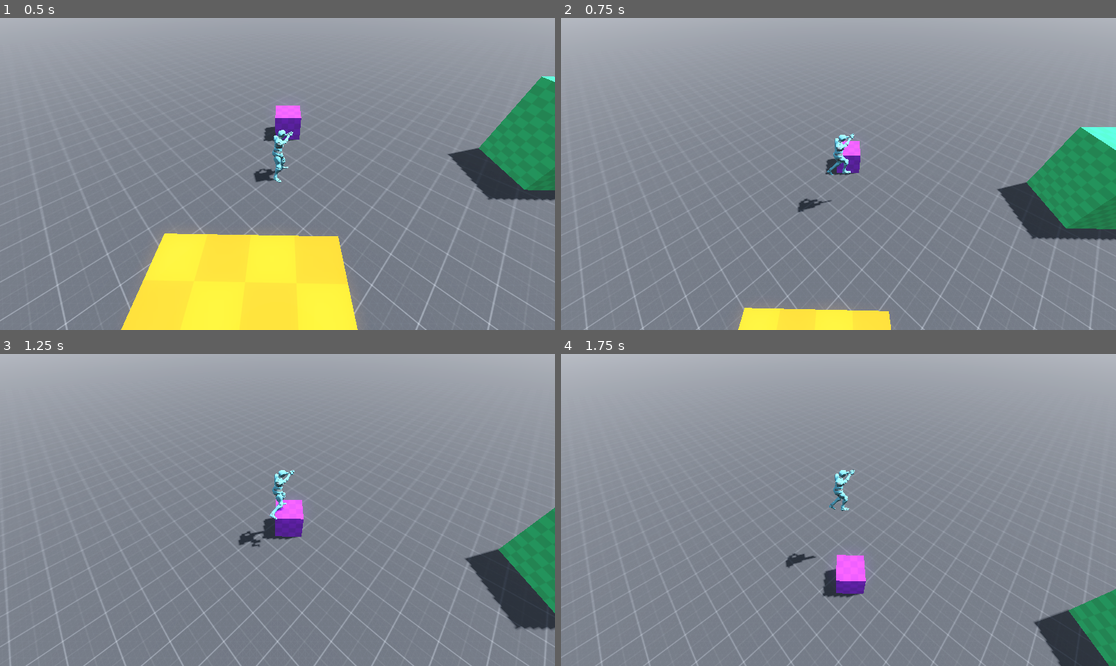
Above: before the commit, frames 1-4 (two rows, left to right).
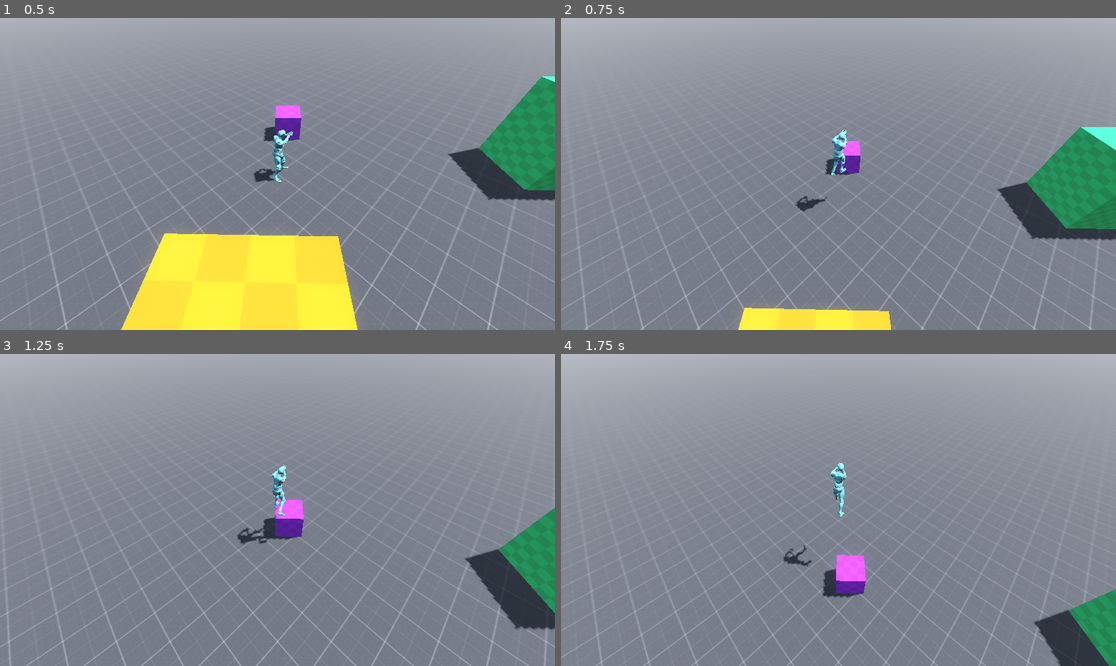
Above: after the commit, the same moments.

Repository: Aegistus/Joes-Jungle
Game: Godot game, scene res://scenes/main.tscn
Two runs of this game, one before a commit and one after it. Both use one fixed random seed, a clock stepped at 60 frames per second and the inputs below.
Inputs (mouse positions are in pixels of both pictures, inside the frame that each line leads up to):
- Up to frame 1 (0.5 s): no input
- Up to frame 2 (0.75 s): tap Enter (ui_accept) at 0.5 s; move the mouse to (866, 174) at 0.52 s; hold W (move_forward) from 0.53 s (still down); right-click (866, 174) at 0.6 s
- Up to frame 3 (1.25 s): keep holding W (move_forward); tap Enter (ui_accept) at 0.77 s
- Up to frame 4 (1.75 s): keep holding W (move_forward); move the mouse to (810, 510) at 1.27 s; right-click (810, 510) at 1.35 s; tap Enter (ui_accept) at 1.52 s

Frame 1 is identical in both runs. In frame 2, 0.3% of the frame differs, in the area x 42-53%, y 35-63%; in frame 3, 0.4%; in frame 4, 0.5%, in the area x 40-53%, y 34-69%.

Commit message:
Adding Aiming State Machine

Diff:
--- a/project.godot
+++ b/project.godot
@@ -41,3 +41,8 @@
 "events": [Object(InputEventKey,"resource_local_to_scene":false,"resource_name":"","device":-1,"window_id":0,"alt_press …(192 unchanged characters)…
 ]
 }
+aim_weapon={
+"deadzone": 0.5,
+"events": [Object(InputEventMouseButton,"resource_local_to_scene":false,"resource_name":"","device":-1,"window_id":0,"alt_pressed":false,"shift_pressed":false,"ctrl_pressed":false,"meta_pressed":false,"button_mask":0,"position":Vector2(0, 0),"global_position":Vector2(0, 0),"factor":1.0,"button_index":2,"canceled":false,"pressed":false,"double_click":false,"script":null)
+]
+}
--- a/scenes/player.tscn
+++ b/scenes/player.tscn
@@ -7,6 +7,8 @@
 [ext_resource type="AnimationLibrary" uid="uid://wubbon5nyek1" path="res://assets/animations/Pistol Anim Pack.res" id="3_q8g1f"]
 [ext_resource type="Script" path="res://scripts/idle_state.gd" id="4_s0a0d"]
 [ext_resource type="Script" path="res://scripts/walking_state.gd" id="7_vgdlh"]
+[ext_resource type="Script" path="res://scripts/aiming_state.gd" id="8_iqcv1"]
+[ext_resource type="Script" path="res://scripts/resting_state.gd" id="9_d0et7"]
 
 [sub_resource type="CapsuleShape3D" id="CapsuleShape3D_eakgp"]
 radius = 0.3
@@ -61,7 +63,6 @@
 transform = Transform3D(-1, 0, -8.74228e-08, 0, 1, 0, 8.74228e-08, 0, -1, 0, 0, 0)
 
 [node name="AnimationPlayer" type="AnimationPlayer" parent="PlayerModel/player_model"]
-active = false
 libraries = {
 "Pistol Anim Pack": ExtResource("3_q8g1f")
 }
@@ -95,9 +96,28 @@
 walking_state = NodePath("../WalkingState")
 controlled_player = NodePath("../..")
 
-[node name="WalkingState" type="Node" parent="MovementStateMachine" node_paths=PackedStringArray("animation_tree", "directional_reference", "idle_state", "controlled_player")]
+[node name="WalkingState" type="Node" parent="MovementStateMachine" node_paths=PackedStringArray("animation_tree", "animation_player", "directional_reference", "aim_state_machine", "rest_state", "idle_state", "controlled_player")]
 script = ExtResource("7_vgdlh")
 animation_tree = NodePath("../../PlayerModel/player_model/AnimationTree")
+animation_player = NodePath("../../PlayerModel/player_model/AnimationPlayer")
 directional_reference = NodePath("../../CameraMount/Camera3D/Directional_Reference")
+aim_state_machine = NodePath("../../AimStateMachine")
+rest_state = NodePath("../../AimStateMachine/RestingState")
 idle_state = NodePath("../IdleState")
 controlled_player = NodePath("../..")
+
+[node name="AimStateMachine" type="Node" parent="." node_paths=PackedStringArray("default_state", "target")]
+script = ExtResource("3_5cvyg")
+default_state = NodePath("RestingState")
+target = NodePath("..")
+
+[node name="AimingState" type="Node" parent="AimStateMachine" node_paths=PackedStringArray("resting_state", "controlled_player")]
+script = ExtResource("8_iqcv1")
+resting_state = NodePath("../RestingState")
+controlled_player = NodePath("../..")
+
+[node name="RestingState" type="Node" parent="AimStateMachine" node_paths=PackedStringArray("player_model", "aiming_state", "controlled_player")]
+script = ExtResource("9_d0et7")
+player_model = NodePath("../../PlayerModel/player_model")
+aiming_state = NodePath("../AimingState")
+controlled_player = NodePath("../..")
--- /dev/null
+++ b/scripts/aiming_state.gd
@@ -0,0 +1,8 @@
+class_name AimingState
+extends PlayerState
+
+@export var resting_state: State
+
+func check_transitions():
+	if Input.is_action_just_pressed("aim_weapon"):
+		return resting_state
--- /dev/null
+++ b/scripts/resting_state.gd
@@ -0,0 +1,18 @@
+class_name RestingState
+extends PlayerState
+
+@export var player_model: Node3D
+@export var turn_rate: float = 10
+@export_group("Transition States")
+@export var aiming_state: State
+
+func process_state_physics(delta):
+	# Rotate player model to look in movement direction
+	var input_dir = Input.get_vector("move_left", "move_right", "move_forward", "move_backward")
+	if input_dir != Vector2.ZERO:
+		var look_dir = atan2(target.velocity.x, target.velocity.z)
+		player_model.rotation.y = lerp_angle(player_model.rotation.y, look_dir, delta * turn_rate)
+
+func check_transitions():
+	if Input.is_action_just_pressed("aim_weapon"):
+		return aiming_state
--- a/scripts/walking_state.gd
+++ b/scripts/walking_state.gd
@@ -3,7 +3,10 @@
 
 @export var movement_speed: float = 100
 @export var animation_tree: AnimationTree
+@export var animation_player: AnimationPlayer
 @export var directional_reference: Node3D
+@export var aim_state_machine: StateMachine
+@export var rest_state: State
 @export_group("Transition States")
 @export var idle_state: State
 
@@ -12,12 +15,15 @@
 	# Get the input direction and handle the movement/deceleration.
 	var input_dir = Input.get_vector("move_left", "move_right", "move_forward", "move_backward")
 	var direction = (directional_reference.basis * Vector3(input_dir.x, 0, input_dir.y)).normalized()
-	animation_tree.set("parameters/WalkSpeed/blend_position", Vector2(input_dir.x, input_dir.y))
 	if direction != Vector3.ZERO:
 		target.velocity.x = direction.x * movement_speed * delta
 		target.velocity.z = direction.z * movement_speed * delta
-
 	target.	move_and_slide()
+	# Set animations
+	if aim_state_machine.current_state == rest_state:
+		animation_tree.set("parameters/WalkSpeed/blend_position", Vector2(0, 1))
+	else:
+		animation_tree.set("parameters/WalkSpeed/blend_position", Vector2(input_dir.x, input_dir.y))
 
 func check_transitions():
 	var input = Input.get_vector("move_left", "move_right", "move_forward", "move_backward")
Not shown: 1 places in scenes/player.tscn that only renumber resources
